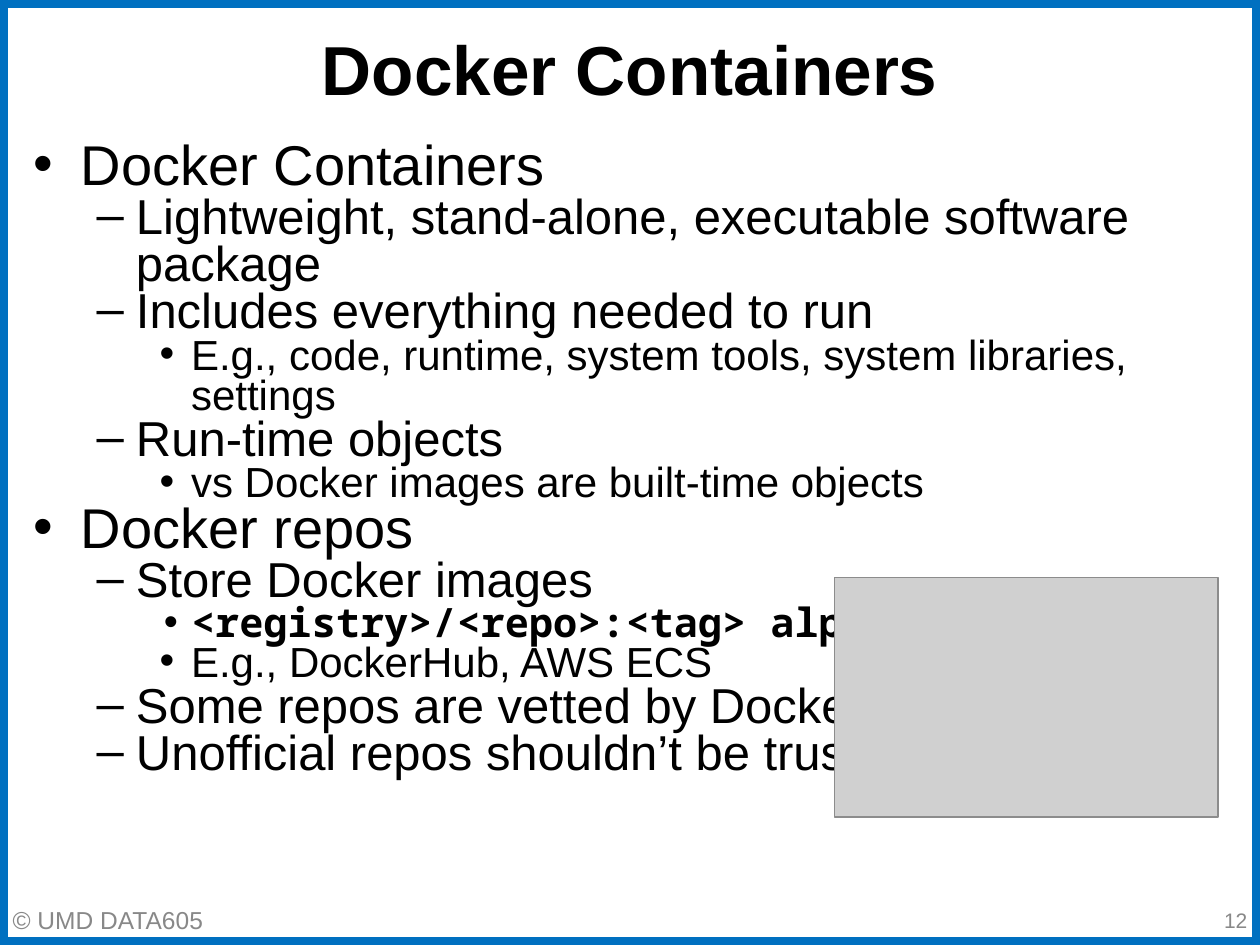
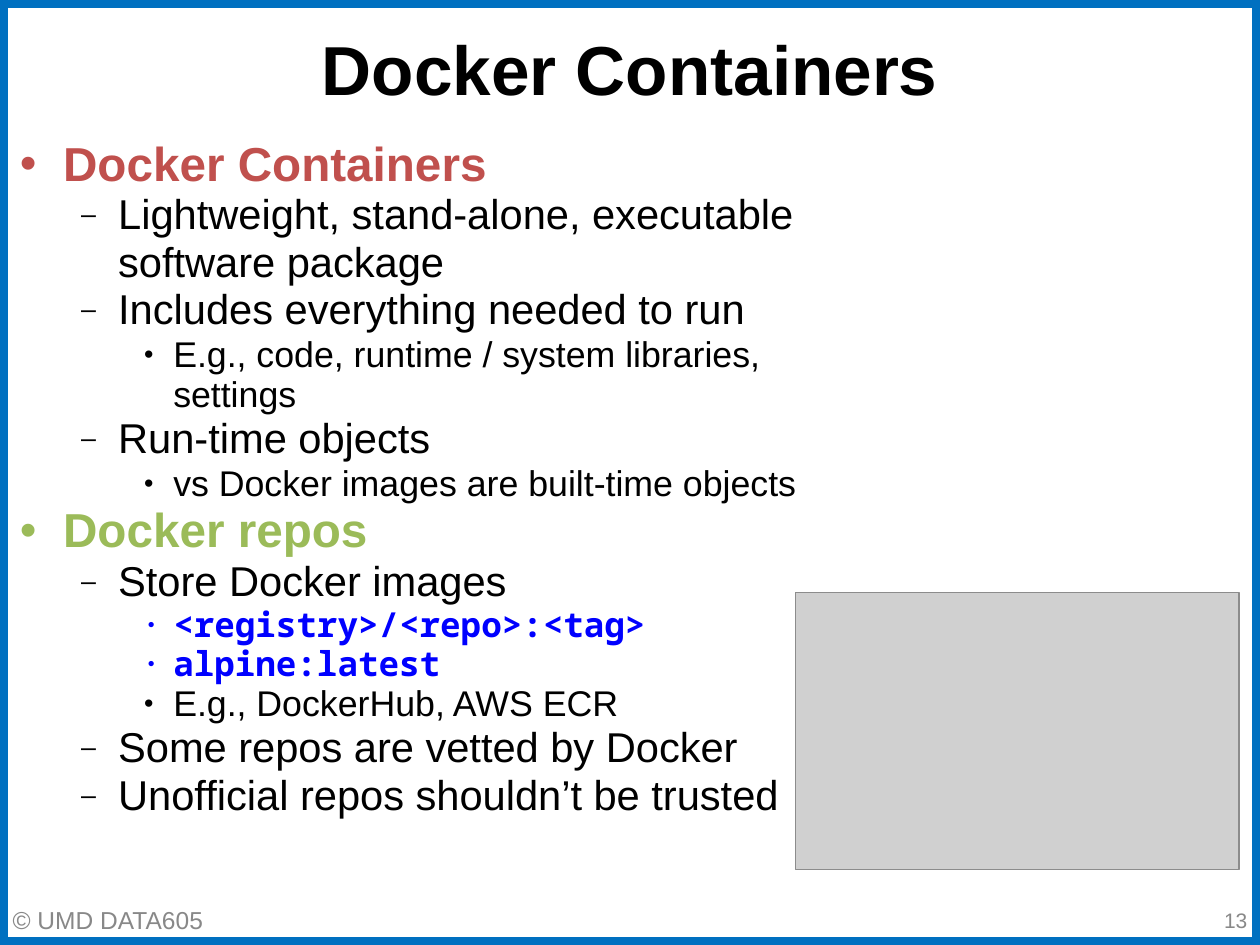
Before and after one commit to gpsaggese/umd_data605, a slide deck: slide 13 of lectures/02.2 - Docker DevOps.pptx (slide 12 before the commit). Drawn at 1260x945 pixels with LibreOffice and Linux fonts; fonts in the diff are those of the drawing; grey boxes stand for pictures. Boxes give left, top, right and bottom in pixels: in the first picture for what was removed or moved away, otherwise in the second. Text is boxed around its words. In the diff, an @@ line names an element or a change of style, - is before the commit and + after.

```diff
--- a/lectures/02.2 - Docker DevOps.pptx
+++ b/lectures/02.2 - Docker DevOps.pptx
@@ text "Docker Containers": place and size @@
-text "Docker Containers" at [81,144,1129,780]
+text "Docker Containers" at [63,146,796,819]
@@ text at [63,146,796,819]: size 32 to 27.2 pt, bold on in "Docker Containers", "Docker repos"; text colour #000000 to #C0504D in "Docker Containers"; size 28 to 23.8 pt in "Lightweight, stand-alone, executable software package", "Includes everything needed to run", "Run-time objects", "Store Docker images" and 2 more places; size 24 to 20.4 pt in "vs Docker images are built-time objects"; text colour #000000 to #9BBB59 in "Docker repos"; indent changed; line spacing 0.8 to 0.95; bullet colour #000000 to #C0504D; bullet colour #000000 to #9BBB59 @@
@@ text at [173,341,760,414]: text changed; size 24 to 20.4 pt @@
-    • E.g., code, runtime, system tools, system libraries, settings
+    • E.g., code, runtime / system libraries, settings
@@ picture: place and size @@
-picture at [834,577,1217,816]
+picture at [796,592,1240,869]
@@ text at [173,610,645,723]: text changed; size 23 to 19.6 pt; text colour #000000 to #0000FF @@
-    • <registry>/<repo>:<tag> alpine:latest
-    • E.g., DockerHub, AWS ECS
+    • <registry>/<repo>:<tag>
+    • alpine:latest
+    • E.g., DockerHub, AWS ECR
@@ page number at [1224,913,1247,928]: text changed @@
-12
+13
```
Also in this commit, not shown: 20 other slides changed, 2 slides added, 3 slides removed, 3 other files.
